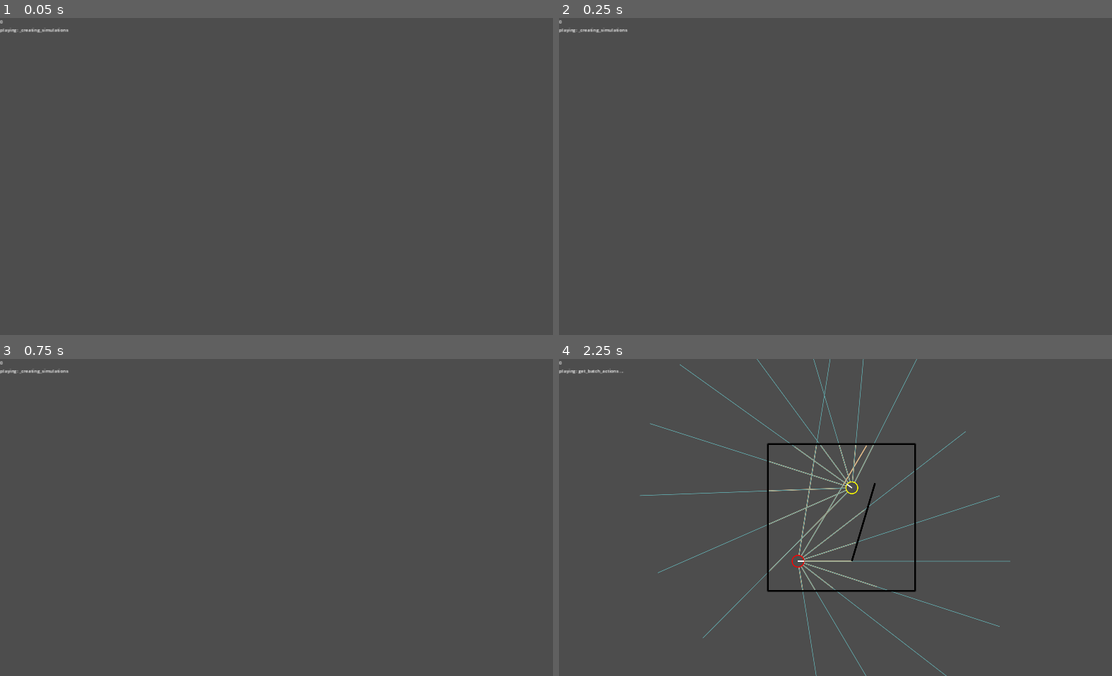
Above: before the commit, frames 1-4 (two rows, left to right).
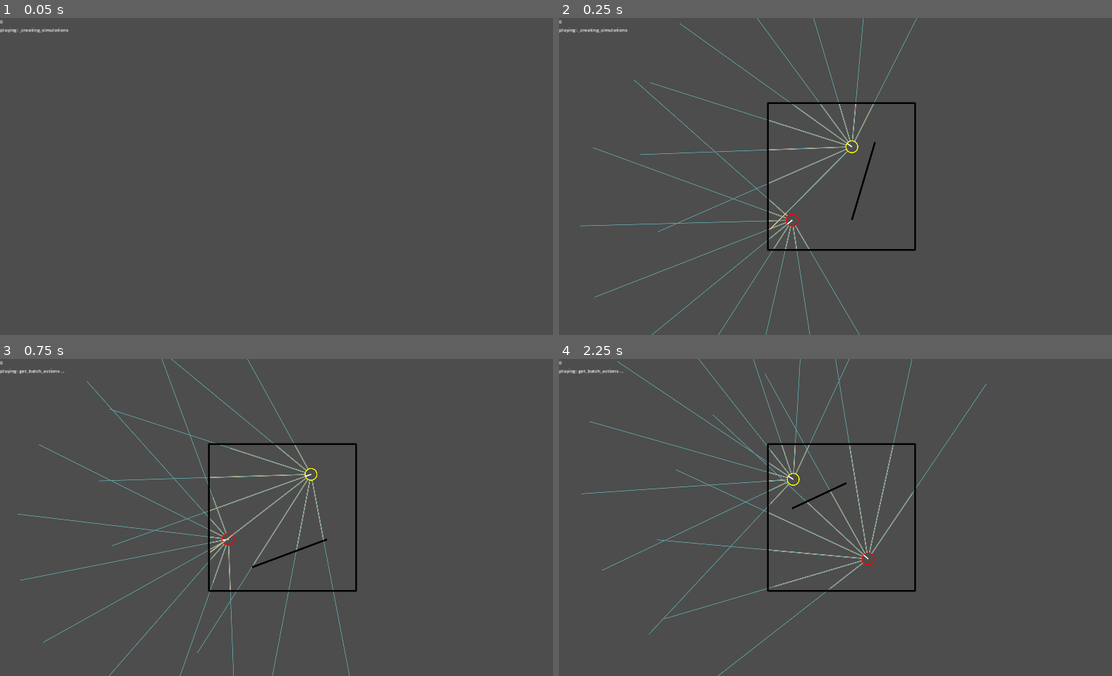
Above: after the commit, the same moments.

Repository: stokatyan/godot-ai
Game: Godot game, scene res://FindCoinGame/FCGEnv.tscn
Same seed, same stepped clock (60 frames per second), same inputs: the game is played once before the commit and once after it.
Inputs:
- Up to frame 1 (0.05 s): no input
- Up to frame 2 (0.25 s): no input
- Up to frame 3 (0.75 s): tap Enter at 0.5 s; hold D from 0.53 s (still down); tap 2 at 0.6 s
- Up to frame 4 (2.25 s): tap Space at 1.25 s; release D at 1.28 s; hold S 1.28-2.03 s; tap 2 at 1.35 s; tap Enter at 2 s; hold D from 2.03 s (still down); hold Enter from 2.03 s (still down)

Frame 1 is identical in both runs. In frame 2, 2.4% of the frame differs, in the area x 3-65%, y 0-100%; in frame 3, 2.6%; in frame 4, 3.8%, in the area x 4-82%, y 0-100%.
Error in both runs: Cannot call method 'poll' on a null value. (res://AI/AIServerTCP.gd:40)

Commit message:
submit batch replay works; but get_batch_actions is causing both agents to make identical moves

Diff:
--- a/godot-ai-client/AI/AIRunner.gd
+++ b/godot-ai-client/AI/AIRunner.gd
@@ -173,6 +173,7 @@
 				var reward = sim.get_score(agent_index)
 				var prev_state = agent_to_states_map[agent_name][agent_move_index]
 				var replay = Replay.new(prev_state, action, reward, state_, is_done)
+				replay.agent_name = agent_name
 				replay_history[sim].append(replay)
 				agent_to_move_index[agent_name] = agent_move_index + 1
 
--- a/godot-ai-client/AI/AIServerTCP.gd
+++ b/godot-ai-client/AI/AIServerTCP.gd
@@ -169,10 +169,8 @@
 	var replay_data = []
 	for replay in replays:
 		var d = replay.to_data()
-		if d.has("agent_name"):
-			replay_data.append(d)
-		else:
-			push_error("Expected replay to have corresponding agent's name.")
+		assert(d.has("agent_name"), "Expected replay to have corresponding agent's name.")
+		replay_data.append(d)
 
 	var replay_dictionary = {}
 	replay_dictionary["replays"] = replay_data
--- a/godot-ai-client/FindCoinGame/FCGEnv.gd
+++ b/godot-ai-client/FindCoinGame/FCGEnv.gd
@@ -60,7 +60,7 @@
 	return FCGSimulation.new() as FCGSimulation
 
 func get_simulation_count() -> int:
-	return 60
+	return 1
 
 func get_steps_in_round() -> int:
 	return 100
Not shown, changed: ai-server/ai_commands.py
Not shown, changed: ai-server/ai_server.py
